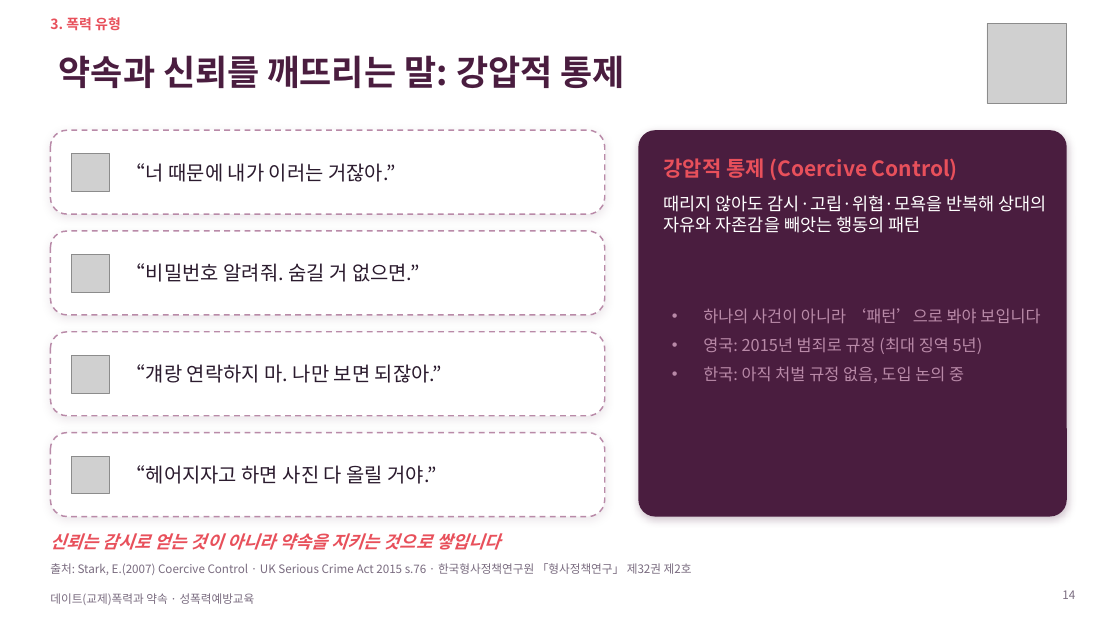
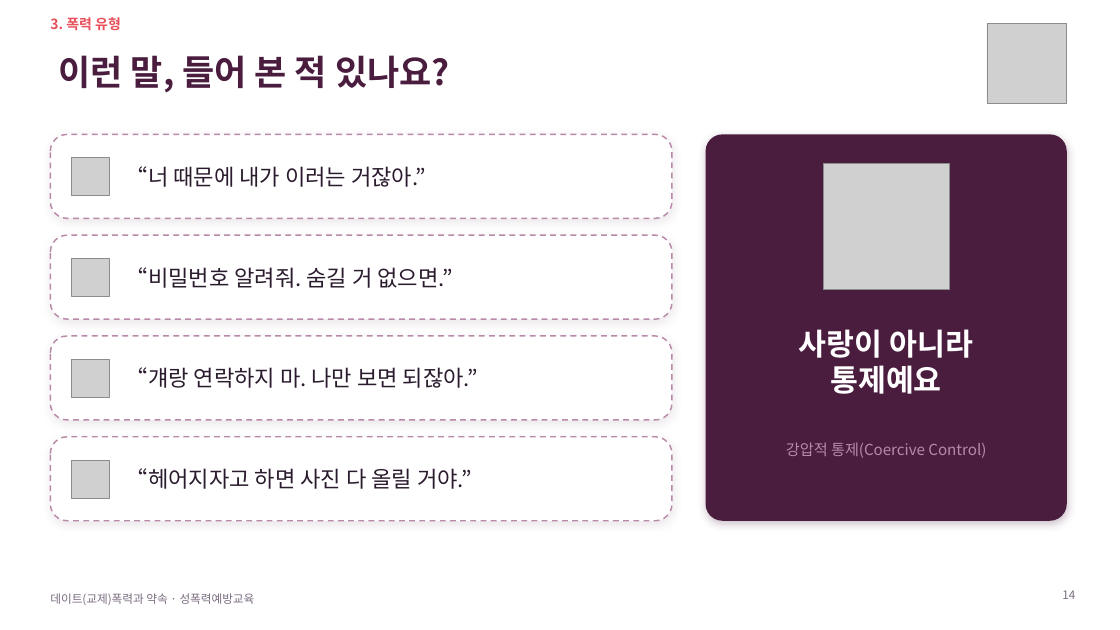
Before and after one commit to ash1234a/security-research-learning, a slide deck: slide 14 of 데이트폭력과_약속.pptx. Drawn at 1120x630 pixels with LibreOffice and Linux fonts; fonts in the diff are those of the drawing; grey boxes stand for pictures; background and template pictures are left out. Boxes give left, top, right and bottom in pixels: in the first picture for what was removed or moved away, otherwise in the second. Text is boxed around its words. In the diff, an @@ line names an element or a change of style, - is before the commit and + after.

```diff
--- a/데이트폭력과_약속.pptx
+++ b/데이트폭력과_약속.pptx
@@ title at (59,55,450,93): text changed @@
-약속과 신뢰를 깨뜨리는 말: 강압적 통제
+이런 말, 들어 본 적 있나요?
@@ rounded rectangle: place and size @@
-rounded rectangle at (50,130,605,214)
+rounded rectangle at (50,134,672,218)
@@ rounded rectangle: place and size @@
-rounded rectangle at (639,130,1067,517)
+rounded rectangle at (706,134,1067,521)
@@ rounded rectangle at (706,134,1067,521): proportions changed @@
@@ picture added at (823,164,949,290) @@
@@ rounded rectangle: place and size @@
-rounded rectangle at (50,231,605,315)
+rounded rectangle at (50,235,672,319)
@@ text removed at (703,308,1040,383) @@
-• 하나의 사건이 아니라 ‘패턴’으로 봐야 보입니다
-• 영국: 2015년 범죄로 규정 (최대 징역 5년)
-• 한국: 아직 처벌 규정 없음, 도입 논의 중
@@ text "사랑이 아니라" at (799,329,973,394): vertical alignment top to middle @@
@@ text at (799,329,973,394): text changed; size 15 to 26 pt; bold on @@
-때리지 않아도 감시·고립·위협·모욕을 반복해 상대의 자유와 자존감을 빼앗는 행동의 패턴
+사랑이 아니라
+통제예요
@@ rounded rectangle: place and size @@
-rounded rectangle at (50,332,605,416)
+rounded rectangle at (50,336,672,420)
@@ rounded rectangle: place and size @@
-rounded rectangle at (50,433,605,517)
+rounded rectangle at (50,437,672,521)
@@ size 17 to 19 pt in 4 elements at (126,166,426,187), (126,267,453,288), (126,367,478,388), (126,468,472,489) @@
@@ text at (786,442,986,458): text changed; size 18 to 13 pt; text colour #E8505B to #B98AA8; bold off @@
-강압적 통제 (Coercive Control)
+강압적 통제(Coercive Control)
@@ 4 pictures: place and size @@
-4 pictures at (71,154,109,494)
+4 pictures at (71,158,109,498)
@@ text removed at (50,533,500,550) @@
-신뢰는 감시로 얻는 것이 아니라 약속을 지키는 것으로 쌓입니다
@@ text removed at (50,563,692,575) @@
-출처: Stark, E.(2007) Coercive Control · UK Serious Crime Act 2015 s.76 · 한국형사정책연구원 「형사정책연구」 제32권 제2호
```
Also in this commit, not shown: 20 other slides changed, 7 slides added, 8 slides removed.
